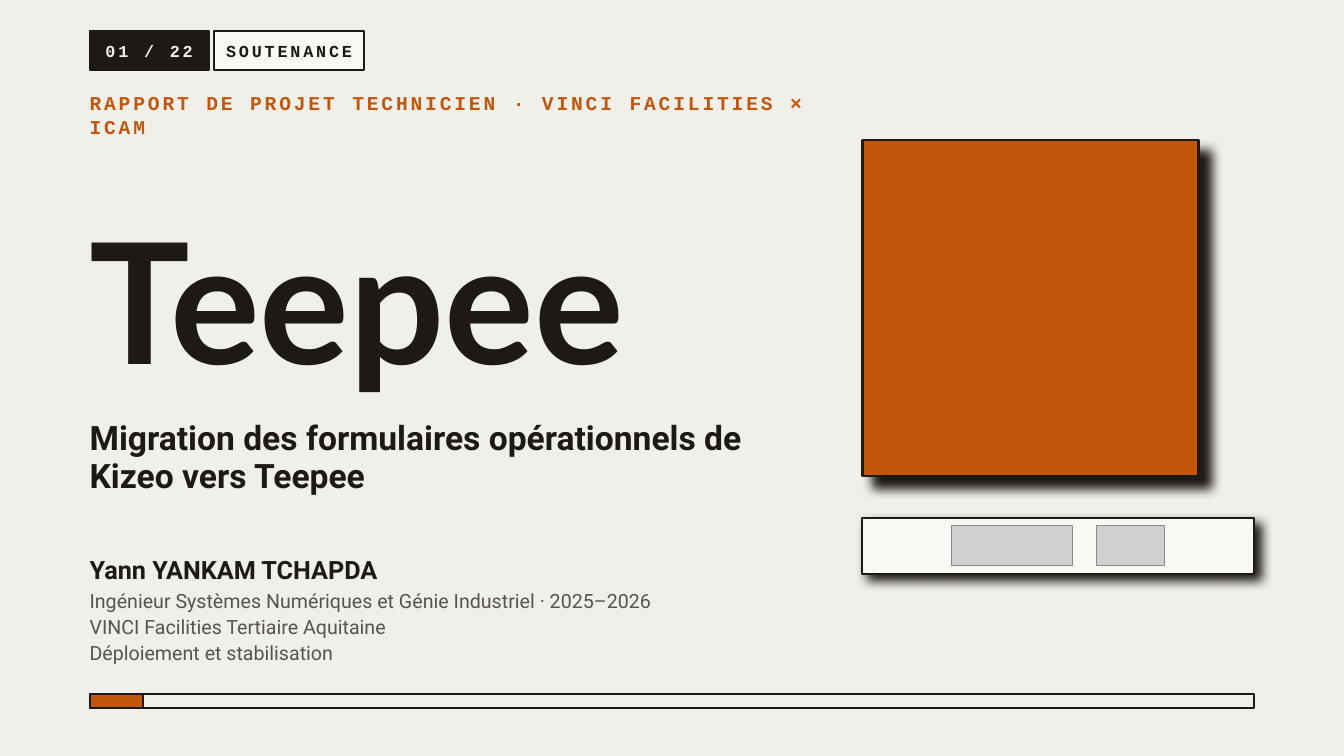
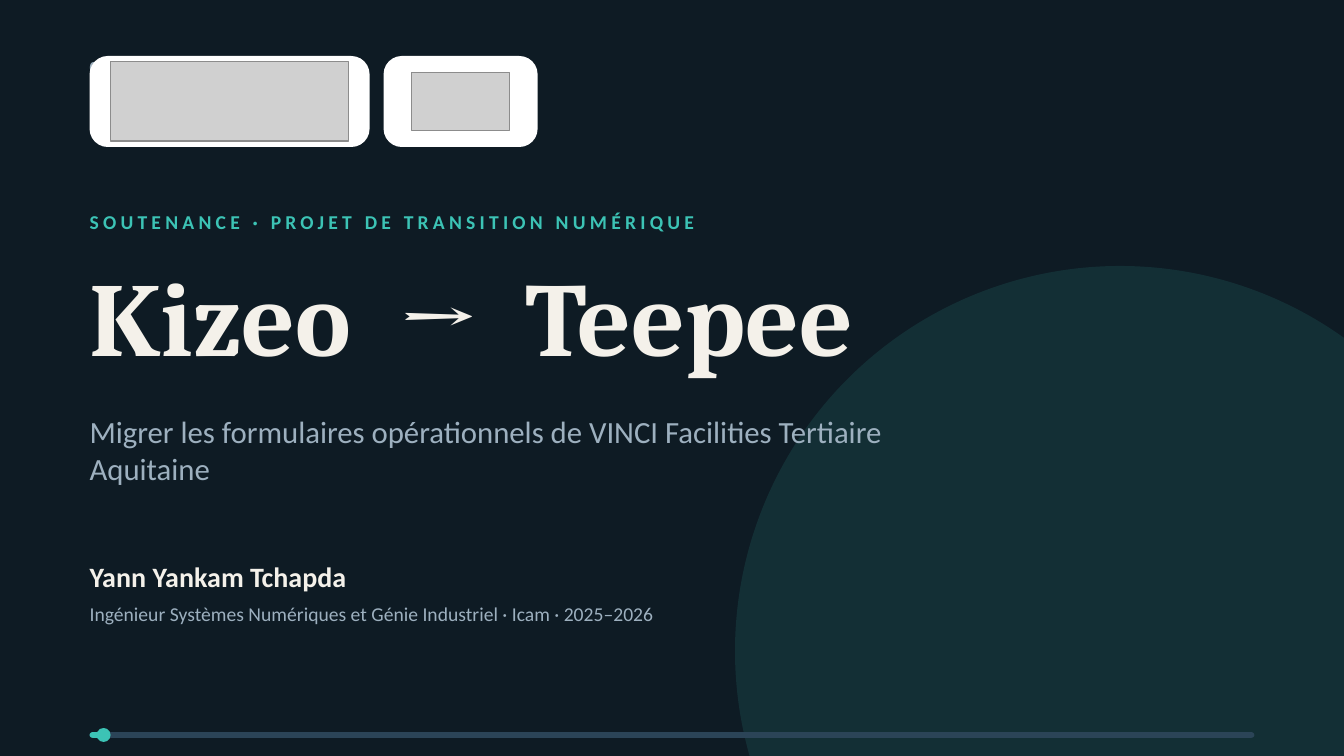
Before and after one commit to falachabt/Icam, a slide deck: slide 1 of Presentation_Kizeo_Teepee.pptx. Drawn at 1344x756 pixels with LibreOffice and Linux fonts; fonts in the diff are those of the drawing; grey boxes stand for pictures. Boxes give left, top, right and bottom in pixels: in the first picture for what was removed or moved away, otherwise in the second. Text is boxed around its words. In the diff, an @@ line names an element or a change of style, - is before the commit and + after.

```diff
--- a/Presentation_Kizeo_Teepee.pptx
+++ b/Presentation_Kizeo_Teepee.pptx
@@ background #F1EFEA to #0E1B24 @@
@@ rectangle removed at (90, 31, 209, 71) @@
-01 / 22
@@ rounded rectangle added at (90, 56, 370, 147), fill #FFFFFF @@
@@ rectangle removed at (214, 31, 364, 71) @@
-SOUTENANCE
@@ rounded rectangle added at (384, 56, 538, 147), fill #FFFFFF @@
@@ text added at (90, 60, 290, 78), 12 pt, text #9DB0BF, bold @@
+01 · SOUTENANCE
@@ picture: place and size @@
-picture at (952, 526, 1072, 567)
+picture at (111, 62, 349, 140)
@@ picture: place and size @@
-picture at (1097, 526, 1165, 567)
+picture at (411, 73, 509, 131)
@@ text removed at (90, 97, 773, 135) @@
-RAPPORT DE PROJET TECHNICIEN · VINCI FACILITIES × ICAM
@@ rectangle removed at (863, 140, 1199, 476) @@
@@ text added at (90, 213, 694, 232), 14 pt, text #3CC3B5, bold @@
+SOUTENANCE · PROJET DE TRANSITION NUMÉRIQUE
@@ ellipse added at (735, 266, 1344, 756), fill #3CC3B5 at 12% opacity @@
@@ text at (90, 283, 853, 378): text changed; size 120 to 75 pt; font Lato to Cambria; text colour #1C1917 to #F4F1EA @@
-Teepee
+Kizeo → Teepee
@@ text at (90, 421, 882, 485): text changed; size 24 to 22 pt; font Roboto to Calibri; text colour #1C1917 to #9DB0BF; bold off @@
-Migration des formulaires opérationnels de Kizeo vers Teepee
+Migrer les formulaires opérationnels de VINCI Facilities Tertiaire Aquitaine
@@ rectangle removed at (863, 518, 1255, 575) @@
@@ text at (90, 567, 346, 592): text changed; size 18 to 20 pt; font Roboto to Calibri; text colour #1C1917 to #F4F1EA @@
-Yann YANKAM TCHAPDA
+Yann Yankam Tchapda
@@ text at (90, 607, 653, 625): text changed; font Roboto to Calibri; text colour #57534E to #9DB0BF @@
-Ingénieur Systèmes Numériques et Génie Industriel · 2025–2026
+Ingénieur Systèmes Numériques et Génie Industriel · Icam · 2025–2026
@@ text removed at (90, 619, 386, 638) @@
-VINCI Facilities Tertiaire Aquitaine
@@ text removed at (90, 645, 333, 664) @@
-Déploiement et stabilisation
@@ rectangle removed at (90, 695, 1255, 709) @@
@@ rectangle removed at (90, 695, 143, 709) @@
@@ rounded rectangle added at (90, 732, 1255, 738), fill #2B4457 @@
@@ rounded rectangle added at (90, 732, 107, 738), fill #3CC3B5 @@
@@ ellipse added at (97, 728, 111, 742), fill #3CC3B5 @@
```
Also in this commit, not shown: 9 other slides changed, 12 slides added, 12 slides removed, 4 other files.
